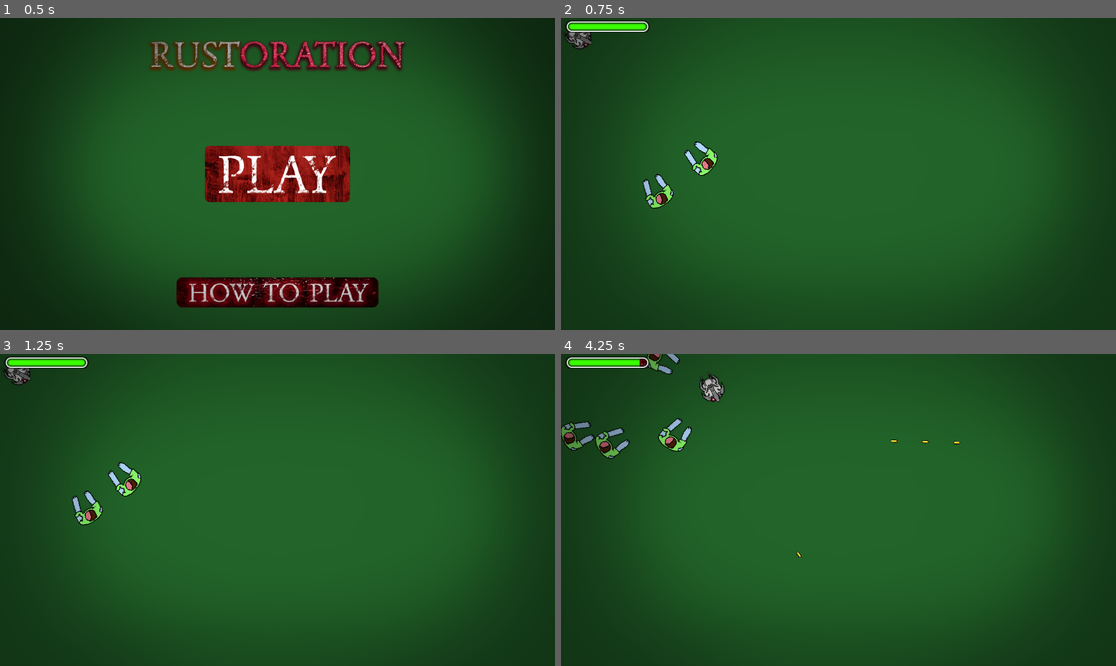
Above: before the commit, frames 1-4 (two rows, left to right).
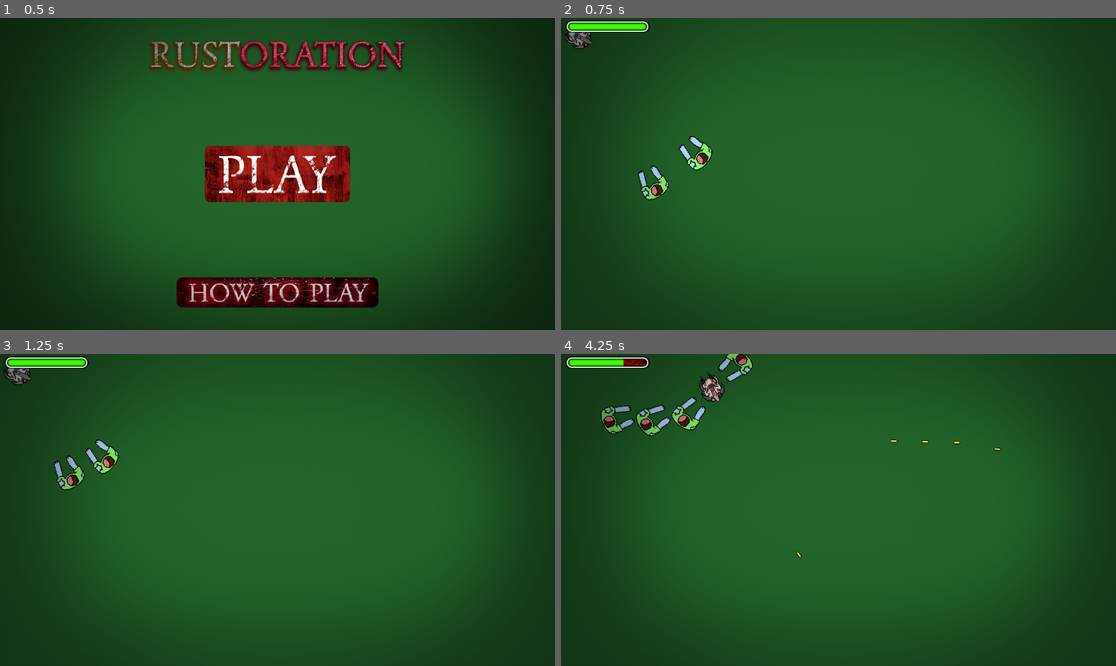
Above: after the commit, the same moments.

Repository: Jasmine502/RUSTORATION-2D
Game: Godot game, scene res://scenes/ui/main_menu.tscn
Two runs of this game, one before a commit and one after it. Both use one fixed random seed, a clock stepped at 60 frames per second and the inputs below. Sound files missing from this copy of the repository are replaced by a short silence.
Inputs (mouse positions are in pixels of both pictures, inside the frame that each line leads up to):
- Up to frame 1 (0.5 s): no input
- Up to frame 2 (0.75 s): click (838, 174) at 0.5 s
- Up to frame 3 (1.25 s): no input
- Up to frame 4 (4.25 s): move the mouse to (960, 494) at 1.27 s; press the mouse at (960, 494) at 1.28 s; hold D (move_right) 1.28-2.03 s; move the mouse to (727, 525) at 2.02 s; release the mouse at (727, 525) at 2.03 s; hold S (move_down) 2.03-2.78 s; click (727, 525) at 2.1 s; move the mouse to (894, 441) at 2.77 s; press the mouse at (894, 441) at 2.78 s; hold D (move_right) 2.78-3.53 s; move the mouse to (810, 572) at 3.52 s; release the mouse at (810, 572) at 3.53 s; hold W (move_up) from 3.53 s (still down); click (810, 572) at 3.6 s

Frame 1 is identical in both runs. In frame 2, 0.9% of the frame differs, in the area x 13-29%, y 37-62%; in frame 3, 1.3%; in frame 4, 2.6%, in the area x 0-80%, y 0-34%.

Commit message:
Custom font and balance

Diff:
--- a/game/project.godot
+++ b/game/project.godot
@@ -27,6 +27,10 @@
 bullets=""
 game_manager=""
 salvage_container=""
+
+[gui]
+
+theme/custom_font="uid://wxnvrijlvkui"
 
 [input]
 
--- a/game/scripts/gameplay/game.gd
+++ b/game/scripts/gameplay/game.gd
@@ -1,50 +1,60 @@
 # res://scripts/gameplay/game.gd
 extends Node2D
 
-# --- SIGNALS ---
-# Changed signal to emit only total salvage
 signal salvage_updated(total_salvage)
 signal wave_updated(new_wave)
 
-# --- EXPORTS ---
 @export var zomborg_scene: PackedScene
 @export var main_menu_scene_path: String = "res://scenes/ui/main_menu.tscn"
 @export var game_over_sound: AudioStream
 @export var upgrade_screen_scene: PackedScene
 
-# --- NODES ---
 @onready var enemies_container = $Enemies
 @onready var player = $Player
 @onready var game_over_sound_player = $GameOverSoundPlayer
 @onready var salvage_container = $SalvageItems
 var upgrade_screen_instance = null
 
-# --- INTERNAL ---
 var spawn_radius: float = 600.0
 var game_over_flag: bool = false
 var game_over_delay: float = 5.0
-# --- NEW: Single Salvage Count ---
 var total_salvage: int = 0
-# Removed foot_salvage, claw_salvage, core_salvage
-
 var current_wave: int = 0
-var enemies_to_spawn_this_wave: int = 0
 var enemies_remaining_this_wave: int = 0
 var wave_in_progress: bool = false
-var base_enemies_per_wave: int = 5
-var extra_enemies_per_wave: int = 2
+# Base/Extra used only for random waves now
+var base_enemies_per_wave: int = 8   # Slightly increased base for random waves
+var extra_enemies_per_wave: int = 3 # Slightly increased scaling for random waves
 var upgrade_cost: int = 5
 
+# --- NEW: Base Stat Definitions ---
+var zomborg_base_stats = {
+	"speed": {"health": 2, "speed": 200.0, "damage": 8},
+	"damage": {"health": 4, "speed": 140.0, "damage": 15},
+	"health": {"health": 8, "speed": 120.0, "damage": 10}
+}
+
+# Wave definitions remain the same
+var wave_definitions = [
+	{"speed": 5, "damage": 0, "health": 0}, # W1
+	{"speed": 6, "damage": 1, "health": 0}, # W2
+	{"speed": 5, "damage": 3, "health": 0}, # W3
+	{"speed": 4, "damage": 2, "health": 2}, # W4
+	{"speed": 4, "damage": 4, "health": 3}, # W5
+	{"speed": 3, "damage": 6, "health": 3}, # W6
+	{"speed": 3, "damage": 3, "health": 6}, # W7
+	{"speed": 2, "damage": 5, "health": 6}, # W8
+	{"speed": 5, "damage": 5, "health": 5}, # W9
+	{"speed": 4, "damage": 7, "health": 7}, # W10
+]
+
 
 func _ready():
+	# ... (Rest of _ready is unchanged) ...
 	add_to_group("game_manager")
 	add_to_group("salvage_container")
-
-	# Reset total salvage on start
 	total_salvage = 0
-	emit_signal("salvage_updated", total_salvage) # Emit initial value
-
-	# --- Null Checks ---
+	emit_signal("salvage_updated", total_salvage)
 	if salvage_container == null: printerr("Game Error: SalvageItems node not found!")
 	if enemies_container == null: printerr("ERROR: Enemies container node not found!")
 	if game_over_sound_player == null: printerr("WARN: GameOverSoundPlayer node missing!")
@@ -58,59 +68,114 @@
 	call_deferred("start_next_wave")
 
 
-func spawn_enemy():
-	# ... (No changes needed) ...
+# --- Updated spawn_enemy call ---
+func spawn_enemy(focus_type: String):
 	if game_over_flag or not zomborg_scene or player == null or enemies_container == null: return
+
+	# Get base stats for the focus type
+	var base_stats = zomborg_base_stats.get(focus_type)
+	if base_stats == null:
+		printerr("ERROR: Invalid focus_type '%s' passed to spawn_enemy!" % focus_type)
+		return # Don't spawn if focus type is wrong
 
 	var random_angle = randf_range(0, TAU)
 	var spawn_offset = Vector2.from_angle(random_angle) * spawn_radius
 	var spawn_position = player.global_position + spawn_offset
+
 	var zomborg_instance = zomborg_scene.instantiate()
+
+	# Initialize with base stats and focus type
+	if zomborg_instance.has_method("initialize"):
+		zomborg_instance.initialize(
+			base_stats.health,
+			base_stats.speed,
+			base_stats.damage,
+			focus_type
+		)
+	else:
+		printerr("Zomborg instance missing initialize() method!")
+		zomborg_instance.queue_free(); return
 
 	if zomborg_instance.has_signal("died"):
 		zomborg_instance.died.connect(_on_enemy_died, CONNECT_ONE_SHOT)
-	else: printerr("Zomborg scene missing 'died' signal!")
+	else: printerr("Zomborg scene missing the 'died' signal!")
 
 	zomborg_instance.global_position = spawn_position
 	enemies_container.add_child(zomborg_instance)
 
+
+# --- Updated start_next_wave ---
 func start_next_wave():
-	# ... (No changes needed) ...
 	if game_over_flag: return
 
 	current_wave += 1
 	emit_signal("wave_updated", current_wave)
 	print("--- Starting Wave ", current_wave, " ---")
 
-	enemies_to_spawn_this_wave = base_enemies_per_wave + (current_wave - 1) * extra_enemies_per_wave
-	enemies_remaining_this_wave = enemies_to_spawn_this_wave
-
-	for i in range(enemies_to_spawn_this_wave): spawn_enemy()
+	var speed_enemies = 0
+	var damage_enemies = 0
+	var health_enemies = 0
+	var total_enemies = 0
+
+	if current_wave <= wave_definitions.size():
+		var definition = wave_definitions[current_wave - 1]
+		speed_enemies = definition.get("speed", 0)
+		damage_enemies = definition.get("damage", 0)
+		health_enemies = definition.get("health", 0)
+		total_enemies = speed_enemies + damage_enemies + health_enemies
+		print("Wave Def: %d Speed, %d Damage, %d Health" % [speed_enemies, damage_enemies, health_enemies])
+	else:
+		# Random wave generation (uses base/extra per wave)
+		total_enemies = base_enemies_per_wave + (current_wave - (wave_definitions.size() + 1)) * extra_enemies_per_wave # Scale based on waves *after* defined ones
+		total_enemies = max(total_enemies, 1) # Ensure at least 1 enemy
+		# Distribute total enemies randomly among types
+		var remaining_enemies = total_enemies
+		speed_enemies = randi_range(0, remaining_enemies)
+		remaining_enemies -= speed_enemies
+		damage_enemies = randi_range(0, remaining_enemies)
+		remaining_enemies -= damage_enemies
+		health_enemies = remaining_enemies # Assign the rest to health
+		print("Random Wave: %d Speed, %d Damage, %d Health" % [speed_enemies, damage_enemies, health_enemies])
+
+
+	enemies_remaining_this_wave = total_enemies
+	if total_enemies == 0:
+		print("WARN: Wave %d has 0 enemies defined. Starting next wave." % current_wave)
+		call_deferred("wave_cleared") # Use call_deferred for safety
+		return
+
+	# --- Spawn enemies with correct focus type ---
+	for _i in range(speed_enemies): spawn_enemy("speed")
+	for _i in range(damage_enemies): spawn_enemy("damage")
+	for _i in range(health_enemies): spawn_enemy("health")
 
 	wave_in_progress = true
 
 	if is_instance_valid(upgrade_screen_instance): upgrade_screen_instance.hide()
 	if get_tree().paused: get_tree().paused = false
 
+
+# --- Unchanged Functions Below ---
+
 func _on_enemy_died():
-	# ... (No changes needed) ...
 	if not wave_in_progress or game_over_flag: return
 	enemies_remaining_this_wave -= 1
-	if enemies_remaining_this_wave <= 0: wave_cleared()
+	if enemies_remaining_this_wave <= 0:
+		if enemies_remaining_this_wave < 0:
+			printerr("WARN: enemies_remaining_this_wave went below zero!")
+			enemies_remaining_this_wave = 0
+		wave_cleared()
 
 func wave_cleared():
-	# ... (No changes needed) ...
 	print("--- Wave ", current_wave, " Cleared! ---")
 	wave_in_progress = false
 	show_upgrade_screen()
 
 func show_upgrade_screen():
-	# ... (Signal connections remain the same) ...
 	if upgrade_screen_scene == null:
 		printerr("Upgrade Screen Scene not assigned!")
 		get_tree().create_timer(2.0).timeout.connect(start_next_wave)
 		return
-
 	if not is_instance_valid(upgrade_screen_instance):
 		upgrade_screen_instance = upgrade_screen_scene.instantiate()
 		add_child(upgrade_screen_instance)
@@ -123,46 +188,31 @@
 			err_code = upgrade_screen_instance.next_wave_requested.connect(start_next_wave)
 			if err_code != OK: printerr("Game Error: Failed connect next_wave_requested: ", err_code)
 		else: printerr("Upgrade screen missing 'next_wave_requested' signal!")
-
-	# --- Update Call Changed ---
-	# Pass only the total salvage count
 	if upgrade_screen_instance.has_method("update_display"):
 		upgrade_screen_instance.update_display(total_salvage)
 	else: printerr("Upgrade screen instance missing 'update_display' method!")
-
 	upgrade_screen_instance.show()
-
 	if not get_tree().paused: get_tree().paused = true
 
 
-# --- Updated Upgrade Logic ---
 func _on_upgrade_requested(upgrade_type: String):
 	if player == null or not player.has_method("upgrade_" + upgrade_type):
 		printerr("Cannot apply upgrade: Player invalid or missing method!")
 		print("Upgrade failed (Player Error).")
 		return
-
-	# --- Check affordability based on total salvage ---
 	if total_salvage >= upgrade_cost:
-		# Deduct cost
 		total_salvage -= upgrade_cost
 		print("Upgrade applied! Spent %d Salvage." % upgrade_cost)
-
-		# Apply upgrade
 		player.call("upgrade_" + upgrade_type)
-
-		# Update UI
-		emit_signal("salvage_updated", total_salvage) # Emit new total
+		emit_signal("salvage_updated", total_salvage)
 		if is_instance_valid(upgrade_screen_instance) and upgrade_screen_instance.has_method("update_display"):
-			upgrade_screen_instance.update_display(total_salvage) # Update with new total
-	else:
-		# If not affordable
+			upgrade_screen_instance.update_display(total_salvage)
+	else:
 		print("Not enough total salvage for '%s' upgrade (Need %d, Have %d)." % [upgrade_type, upgrade_cost, total_salvage])
 		print("Upgrade failed (Insufficient Salvage).")
 
 
 func _on_player_died():
-	# ... (No changes needed) ...
 	if game_over_flag: return
 	game_over_flag = true
 	print("Game Over!")
@@ -176,7 +226,6 @@
 
 
 func _stop_all_enemies():
-	# ... (No changes needed) ...
 	if enemies_container != null:
 		for enemy in enemies_container.get_children():
 			if is_instance_valid(enemy) and enemy.has_method("set_physics_process"):
@@ -184,7 +233,6 @@
 
 
 func _return_to_main_menu():
-	# ... (No changes needed) ...
 	if game_over_sound_player and game_over_sound_player.playing: game_over_sound_player.stop()
 	if get_tree().paused: get_tree().paused = false
 	if main_menu_scene_path.is_empty(): printerr("Main menu scene path not set!"); return
@@ -192,10 +240,8 @@
 	if error_code != OK: printerr("Error changing scene to main menu: ", error_code)
 
 
-# --- Updated Salvage Collection ---
-func collect_salvage(type: String):
-	# Just increment the total salvage, ignore the specific type collected
+# Fix Unused Parameter Warning
+func collect_salvage(_type: String): # Added underscore
 	total_salvage += 1
-	print("Total Salvage: ", total_salvage)
-	# Emit the updated total
+	#print("Total Salvage: ", total_salvage)
 	emit_signal("salvage_updated", total_salvage)
--- a/game/scripts/objects/zomborg.gd
+++ b/game/scripts/objects/zomborg.gd
@@ -1,23 +1,22 @@
 # res://scripts/objects/zomborg.gd
 extends CharacterBody2D
 
-# --- NEW SIGNAL ---
 signal died # Emitted when health reaches zero, before queue_free
 
 # --- EXPORTS ---
-# ... (Keep existing exports) ...
-@export var move_speed: float = 150.0
-@export var health: int = 3
+@export var base_health: int = 3
+@export var base_speed: float = 150.0
+@export var base_attack_damage: int = 10
+@export var stat_variation_percent: float = 0.15
+@export var focus_bonus_multiplier: float = 1.6
 @export var min_sound_interval: float = 2.0
 @export var max_sound_interval: float = 6.0
-@export var attack_damage: int = 10
 @export var zmb_sounds: Array[AudioStream]
 @export var splat_sound: AudioStream
 @export var salvage_scene: PackedScene
 @export var drop_chance: float = 0.75
 
 # --- NODES ---
-# ... (Keep existing node refs) ...
 @onready var sprite = $ZomborgSprite
 @onready var hitbox_area = $HitboxArea
 @onready var sound_timer = $SoundTimer
@@ -25,12 +24,49 @@
 @onready var splat_sound_player = $SplatSoundPlayer
 
 # --- INTERNAL ---
-# ... (Keep existing internal vars) ...
 var player = null
-var possible_drops = ["foot", "claw", "core"]
+var actual_health: int
+var actual_max_health: int
+var actual_speed: float
+var actual_attack_damage: int
+var determined_drop_type: String = "unknown"
+
+
+func initialize(p_base_health: int, p_base_speed: float, p_base_attack_damage: int, focus_type: String):
+	var health_variation = p_base_health * stat_variation_percent
+	actual_max_health = int(randf_range(p_base_health - health_variation, p_base_health + health_variation))
+	actual_max_health = max(1, actual_max_health)
+	actual_health = actual_max_health
+
+	var speed_variation = p_base_speed * stat_variation_percent
+	actual_speed = randf_range(p_base_speed - speed_variation, p_base_speed + speed_variation)
+	actual_speed = max(10.0, actual_speed)
+
+	var damage_variation = float(p_base_attack_damage) * stat_variation_percent
+	actual_attack_damage = int(randf_range(p_base_attack_damage - damage_variation, p_base_attack_damage + damage_variation))
+	actual_attack_damage = max(1, actual_attack_damage)
+
+	var initial_health = actual_max_health
+	var initial_speed = actual_speed
+	var initial_damage = actual_attack_damage
+
+	match focus_type.to_lower():
+		"speed": actual_speed *= focus_bonus_multiplier
+		"damage": actual_attack_damage = int(float(actual_attack_damage) * focus_bonus_multiplier); actual_attack_damage = max(1, actual_attack_damage)
+		"health": actual_max_health = int(float(actual_max_health) * focus_bonus_multiplier); actual_max_health = max(1, actual_max_health); actual_health = actual_max_health
+
+	var health_boost = float(actual_max_health) / float(initial_health) if initial_health > 0 else 1.0
+	var speed_boost = actual_speed / initial_speed if initial_speed > 0 else 1.0
+	var damage_boost = float(actual_attack_damage) / float(initial_damage) if initial_damage > 0 else 1.0
+	var max_boost = max(health_boost, max(speed_boost, damage_boost))
+	var tolerance = 0.001
+
+	if abs(max_boost - health_boost) < tolerance: determined_drop_type = "core"
+	elif abs(max_boost - damage_boost) < tolerance: determined_drop_type = "claw"
+	else: determined_drop_type = "foot"
+
 
 func _ready():
-	# ... (Keep existing _ready code) ...
 	player = get_tree().get_first_node_in_group("player")
 	if player == null: printerr("Zomborg couldn't find 'player' group!")
 
@@ -38,28 +74,24 @@
 	else:
 		if not hitbox_area.area_entered.is_connected(_on_hitbox_area_entered):
 			hitbox_area.area_entered.connect(_on_hitbox_area_entered)
-
 	if sound_timer == null: printerr("ERROR: SoundTimer node not found!")
 	else:
 		if not sound_timer.timeout.is_connected(_on_sound_timer_timeout):
 			sound_timer.timeout.connect(_on_sound_timer_timeout)
 		_randomize_sound_timer()
-
 	if sound_player == null: printerr("ERROR: SoundPlayer node not found!")
 	if zmb_sounds == null or zmb_sounds.is_empty(): printerr("WARN: Zomborg Sounds missing!")
 	if splat_sound_player == null: printerr("WARN: SplatSoundPlayer node missing!")
 	elif splat_sound == null: printerr("WARN: Splat Sound missing!")
 	else: splat_sound_player.stream = splat_sound
-
 	if salvage_scene == null: printerr("Zomborg WARN: Salvage Scene not assigned!")
 
 
 func _physics_process(_delta):
-	# ... (Keep existing physics process) ...
 	if player == null or is_queued_for_deletion(): return
 
 	var direction_to_player = (player.global_position - global_position).normalized()
-	velocity = direction_to_player * move_speed
+	velocity = direction_to_player * actual_speed
 	look_at(player.global_position)
 	move_and_slide()
 
@@ -68,19 +100,29 @@
 		if collision:
 			var collider = collision.get_collider()
 			if collider != null and collider == player:
-				if collider.has_method("take_damage"): collider.take_damage(attack_damage)
+				if collider.has_method("take_damage"):
+					collider.take_damage(actual_attack_damage)
 				break
 
+# --- Corrected Function - Attempt 2 (Using 'in') ---
 func _on_hitbox_area_entered(area):
-	# ... (Keep existing area entered) ...
+	# Check group first
 	if area.is_in_group("bullets"):
-		take_damage(1)
+		var bullet_damage = 1 # Default damage
+		# Check if the 'damage' property exists on the bullet instance
+		if "damage" in area:
+			bullet_damage = area.damage
+		else:
+			printerr("WARN: Bullet instance entering Zomborg hitbox is missing 'damage' property!")
+
+		take_damage(bullet_damage)
+
+		# Destroy the bullet that hit
 		area.queue_free()
 
 func take_damage(amount: int):
-	# ... (Keep existing take damage, but check health <= 0 *before* calling die) ...
-	if health <= 0: return
-	health -= amount
+	if actual_health <= 0: return
+	actual_health -= amount
 
 	if splat_sound_player != null and splat_sound_player.stream != null:
 		splat_sound_player.pitch_scale = randf_range(0.9, 1.1)
@@ -90,20 +132,16 @@
 		sprite.modulate = Color(1, 0.5, 0.5)
 		get_tree().create_timer(0.1).timeout.connect(_reset_color)
 
-	if health <= 0:
-		die() # Call die only when health actually drops to 0 or below
+	if actual_health <= 0:
+		die()
 
 func _reset_color():
-	# ... (Keep existing reset color) ...
 	if is_instance_valid(self) and sprite != null:
 		sprite.modulate = Color(1, 1, 1)
 
 func die():
-	# --- Emit Signal BEFORE queue_free ---
 	emit_signal("died")
-
-	# --- Original die logic ---
-	if is_queued_for_deletion(): return # Still good to prevent multiple actions
+	if is_queued_for_deletion(): return
 	if sound_timer: sound_timer.stop()
 	if sound_player: sound_player.stop()
 	_try_drop_salvage()
@@ -111,36 +149,31 @@
 
 
 func _try_drop_salvage():
-	# ... (Keep existing salvage drop) ...
 	if salvage_scene == null or randf() >= drop_chance: return
-	if possible_drops.is_empty(): printerr("Zomborg Error: possible_drops empty!"); return
+	if determined_drop_type == "unknown":
+		printerr("Zomborg Error: Drop type was not determined correctly!")
+		return
 
-	var chosen_drop_type = possible_drops.pick_random()
 	var salvage_instance = salvage_scene.instantiate()
-
 	if not salvage_instance is Area2D:
 		printerr("Salvage Drop Error: Instantiated scene not Area2D!")
-		salvage_instance.queue_free()
-		return
+		salvage_instance.queue_free(); return
 
-	salvage_instance.salvage_type = chosen_drop_type
+	salvage_instance.salvage_type = determined_drop_type
 	salvage_instance.global_position = global_position
 
 	var salvage_container = get_tree().get_first_node_in_group("salvage_container")
 	if salvage_container:
 		salvage_container.call_deferred("add_child", salvage_instance)
-	else:
-		printerr("Salvage Drop WARN: 'salvage_container' group node not found.")
+	else: printerr("Salvage Drop WARN: 'salvage_container' group node not found.")
 
 
 func _randomize_sound_timer():
-	# ... (Keep existing randomize timer) ...
 	if sound_timer:
 		sound_timer.wait_time = randf_range(min_sound_interval, max_sound_interval)
 		sound_timer.start()
 
 func _on_sound_timer_timeout():
-	# ... (Keep existing sound timeout) ...
 	if sound_player and zmb_sounds != null and not zmb_sounds.is_empty() and not sound_player.playing:
 		var random_sound = zmb_sounds.pick_random()
 		if random_sound is AudioStream:
Binary file added: game/assets/fonts/VCR_OSD_MONO_1.001.ttf
Not shown, added: game/assets/fonts/VCR_OSD_MONO_1.001.ttf.import
